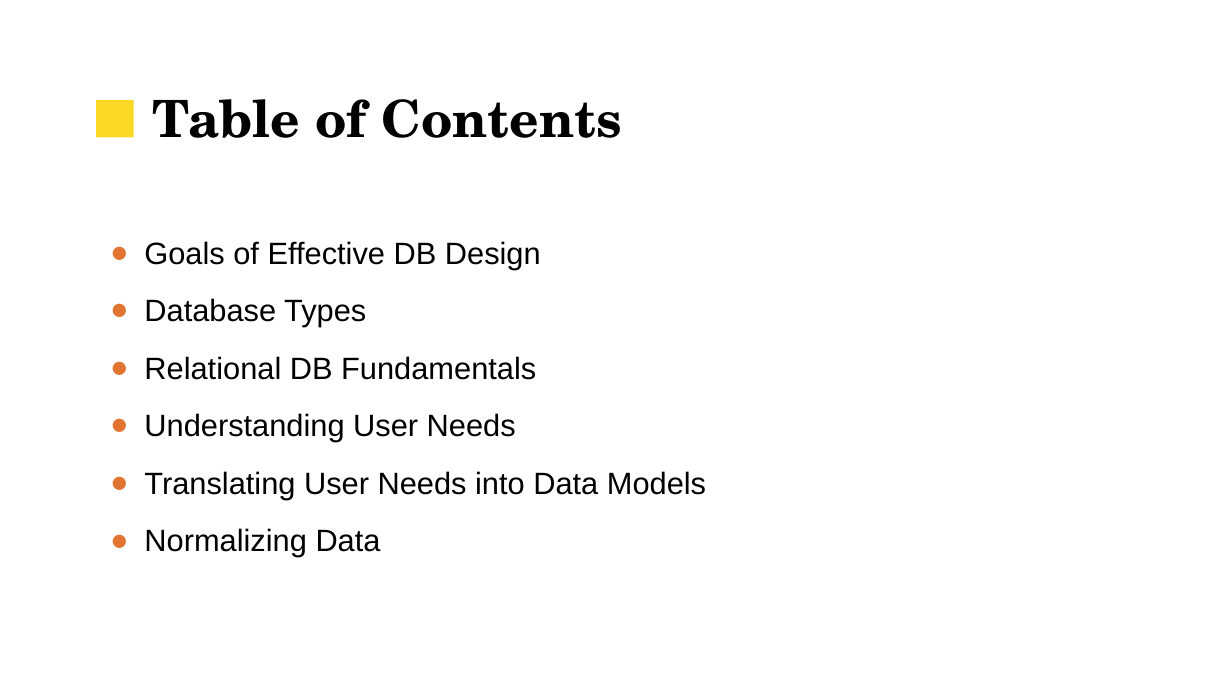
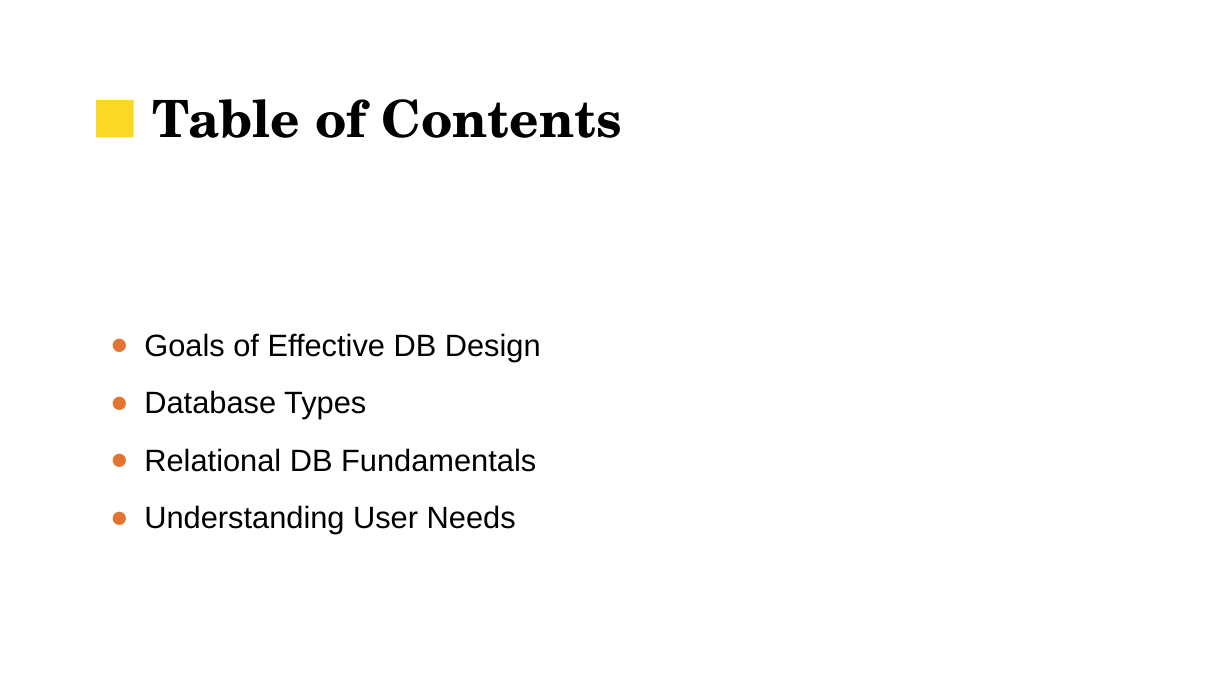
Before and after one commit to UVADS/data_engineering, a slide deck: slide 2 of database_sw_kills/db_design.pptx. Drawn at 1232x693 pixels with LibreOffice and Linux fonts; fonts in the diff are those of the drawing; background and template pictures are left out. Boxes give left, top, right and bottom in pixels: in the first picture for what was removed or moved away, otherwise in the second. Text is boxed around its words. In the diff, an @@ line names an element or a change of style, - is before the commit and + after.

Commit message:
added slides

```diff
--- a/database_sw_kills/db_design.pptx
+++ b/database_sw_kills/db_design.pptx
@@ text at bbox=[144, 471, 706, 557]: paragraphs removed @@
-● Translating User Needs into Data Models
-● Normalizing Data
```
Also in this commit, not shown: 4 other slides changed, 6 slides added, 2 slides removed.
